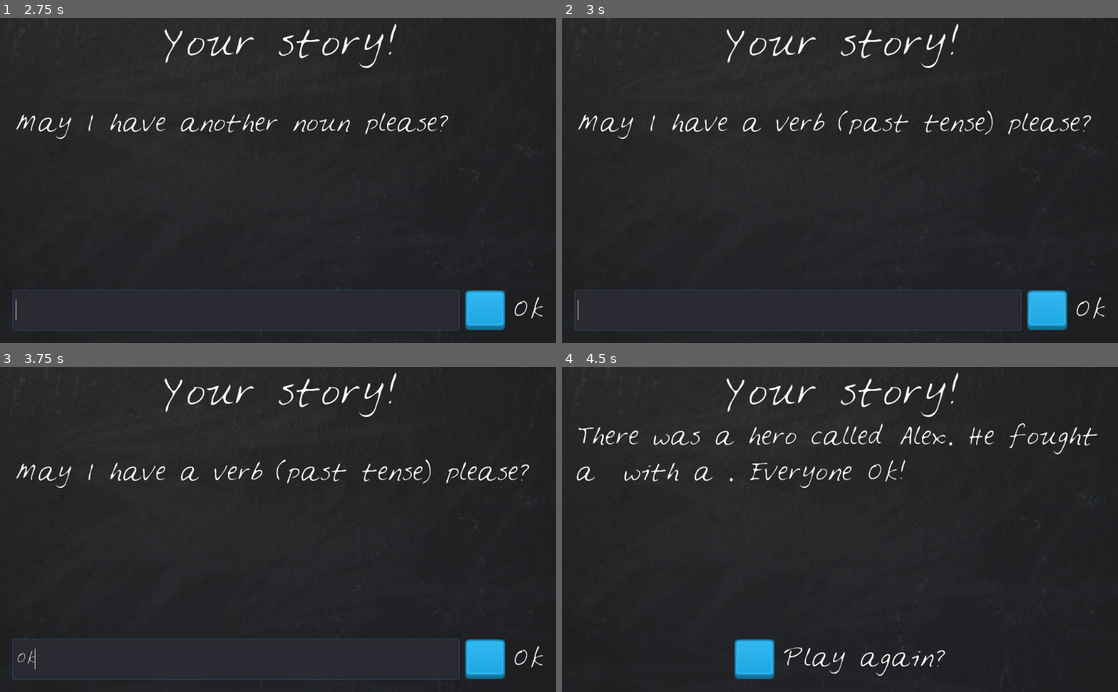
Above: before the commit, frames 1-4 (two rows, left to right).
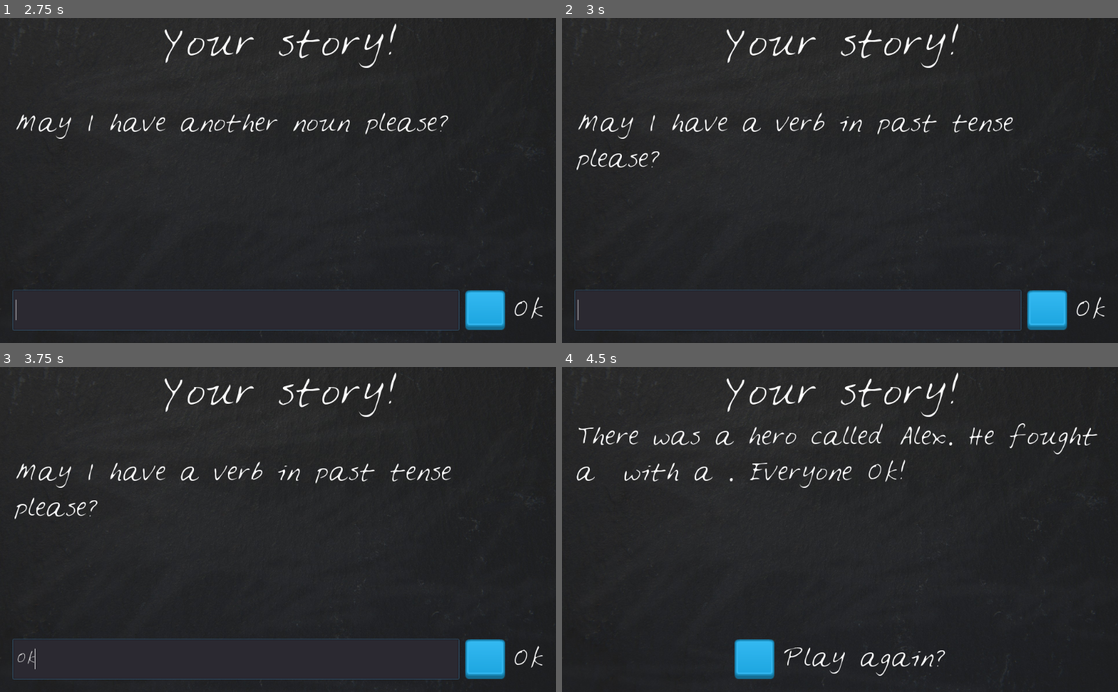
Above: after the commit, the same moments.

Repository: d-fect/DiscoveringGodot
Game: Godot game, scene res://LoonyLips.tscn
Same seed, same stepped clock (60 frames per second), same inputs: the game is played once before the commit and once after it.
Inputs (mouse positions are in pixels of both pictures, inside the frame that each line leads up to):
- Up to frame 1 (2.75 s): click (233, 310) at 0.52 s; type "Alex" at 0.6 s; click (483, 310) at 1.25 s; click (483, 310) at 2 s
- Up to frame 2 (3 s): click (1045, 310) at 2.75 s
- Up to frame 3 (3.75 s): type "Ok" at 3.5 s
- Up to frame 4 (4.5 s): tap Enter at 4.25 s

Frame 1 is identical in both runs. In frame 2, 1.1% of the frame differs, in the area x 2-96%, y 28-47%; in frame 3, 1.1%; in frame 4, nothing differs.

Commit message:
Using JSON for stories
Removed the StoryBook-node.
Added JSON-file with the stories, read that into the game and parsed it.

Diff:
--- a/Loony_Lips/LoonyLips.gd
+++ b/Loony_Lips/LoonyLips.gd
@@ -16,12 +16,18 @@
 
 
 func set_current_story():
+	var stories = get_from_json("StoryBook.json")
 	randomize()
-	var stories = $StoryBook.get_child_count()
-	var selected_story = randi() % stories
-	current_story.prompts = $StoryBook.get_child(selected_story).prompts
-	current_story.story = $StoryBook.get_child(selected_story).story
-#	current_story = template[randi() % template.size()]
+	current_story = stories[randi() % stories.size()]
+
+
+func get_from_json(filename):
+	var file = File.new()
+	file.open(filename, File.READ)
+	var text = file.get_as_text()
+	var data = parse_json(text)
+	file.close()
+	return data
 
 
 func _on_PlayerText_text_entered(new_text):
--- a/Loony_Lips/LoonyLips.tscn
+++ b/Loony_Lips/LoonyLips.tscn
@@ -1,11 +1,10 @@
-[gd_scene load_steps=11 format=2]
+[gd_scene load_steps=10 format=2]
 
 [ext_resource path="res://LoonyLips.gd" type="Script" id=1]
 [ext_resource path="res://gfx/blackboard.jpg" type="Texture" id=2]
 [ext_resource path="res://gfx/Feltpen.ttf" type="DynamicFontData" id=3]
 [ext_resource path="res://gfx/blue_button11.png" type="Texture" id=4]
 [ext_resource path="res://gfx/blue_button12.png" type="Texture" id=5]
-[ext_resource path="res://Story.gd" type="Script" id=6]
 
 [sub_resource type="DynamicFont" id=1]
 size = 64
@@ -88,22 +87,5 @@
 margin_bottom = 68.0
 custom_fonts/font = SubResource( 4 )
 text = "Ok"
-
-[node name="StoryBook" type="Node" parent="."]
-
-[node name="Story0" type="Node" parent="StoryBook"]
-script = ExtResource( 6 )
-prompts = PoolStringArray( "a name", "a noun", "an adverb", "an adjective" )
-story = "Once upon a time someone called %s ate a %s flavoured sandwich which made him feel all %s inside. It was a %s day!"
-
-[node name="Story1" type="Node" parent="StoryBook"]
-script = ExtResource( 6 )
-prompts = PoolStringArray( "an emotion", "a name", "an adjective", "another adjective" )
-story = "Everyone %ss %s! She is %s and %s!"
-
-[node name="Story2" type="Node" parent="StoryBook"]
-script = ExtResource( 6 )
-prompts = PoolStringArray( "a name", "a noun", "another noun", "a verb (past tense)" )
-story = "There was a hero called %s. He fought a %s with a %s. Everyone %s!"
 [connection signal="text_entered" from="VBoxContainer/InputContainer/PlayerText" to="." method="_on_PlayerText_text_entered"]
 [connection signal="pressed" from="VBoxContainer/InputContainer/TextureButton" to="." method="_on_TextureButton_pressed"]
--- /dev/null
+++ b/Loony_Lips/StoryBook.json
@@ -0,0 +1,14 @@
+[
+    {
+    "prompts" : ["a name", "a noun", "an adverb", "an adjective"],
+    "story":"Once upon a time someone called %s ate a %s flavoured sandwich which made him feel all %s inside. It was a %s day!"
+    },
+    {
+    "story" : "Everyone %s %s! She was %s and %s!",
+    "prompts" : ["an emotion", "a name", "an adjective", "another adjective"]
+    },
+    {
+    "story" : "There was a hero called %s. He fought a %s with a %s. Everyone %s!",
+    "prompts" : ["a name", "a noun", "another noun", "a verb in past tense"]
+    }
+]
